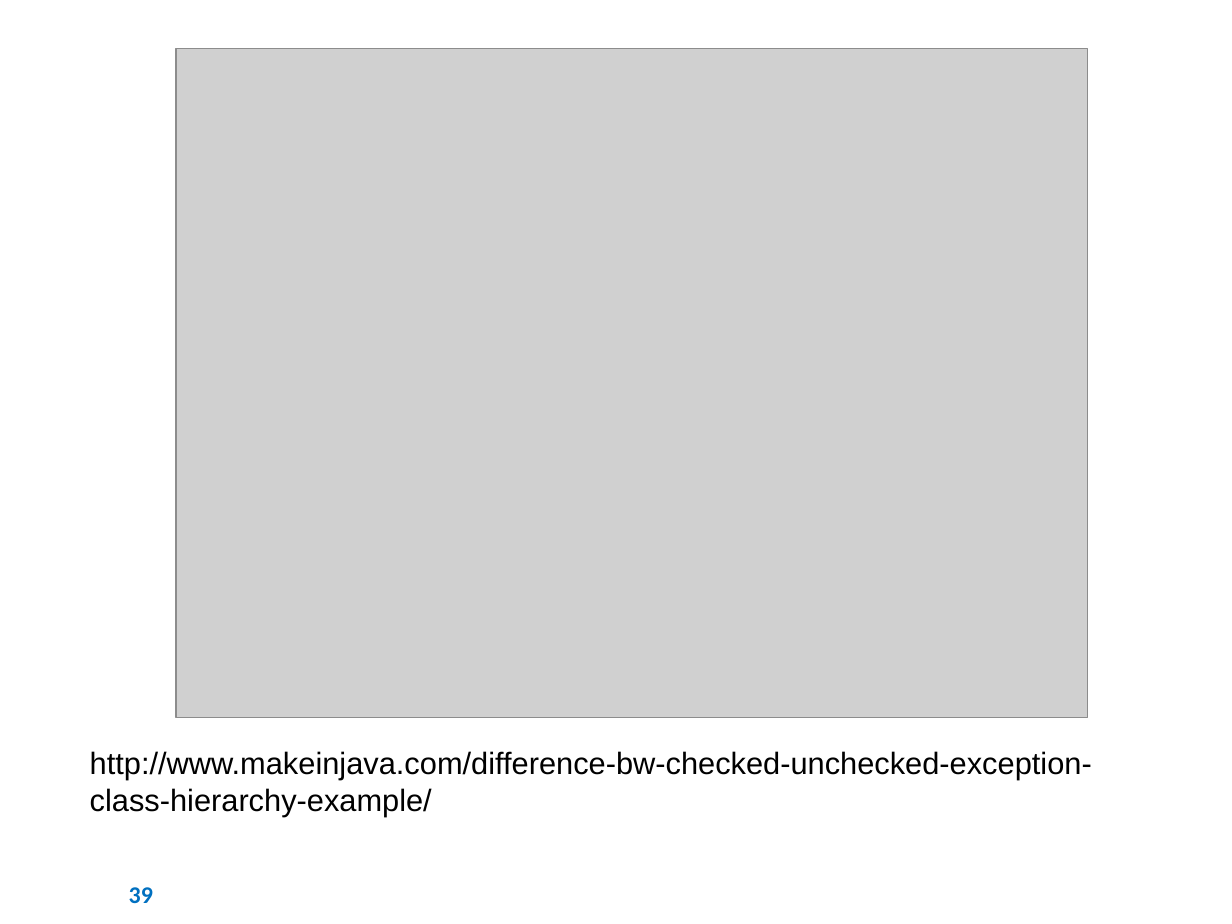
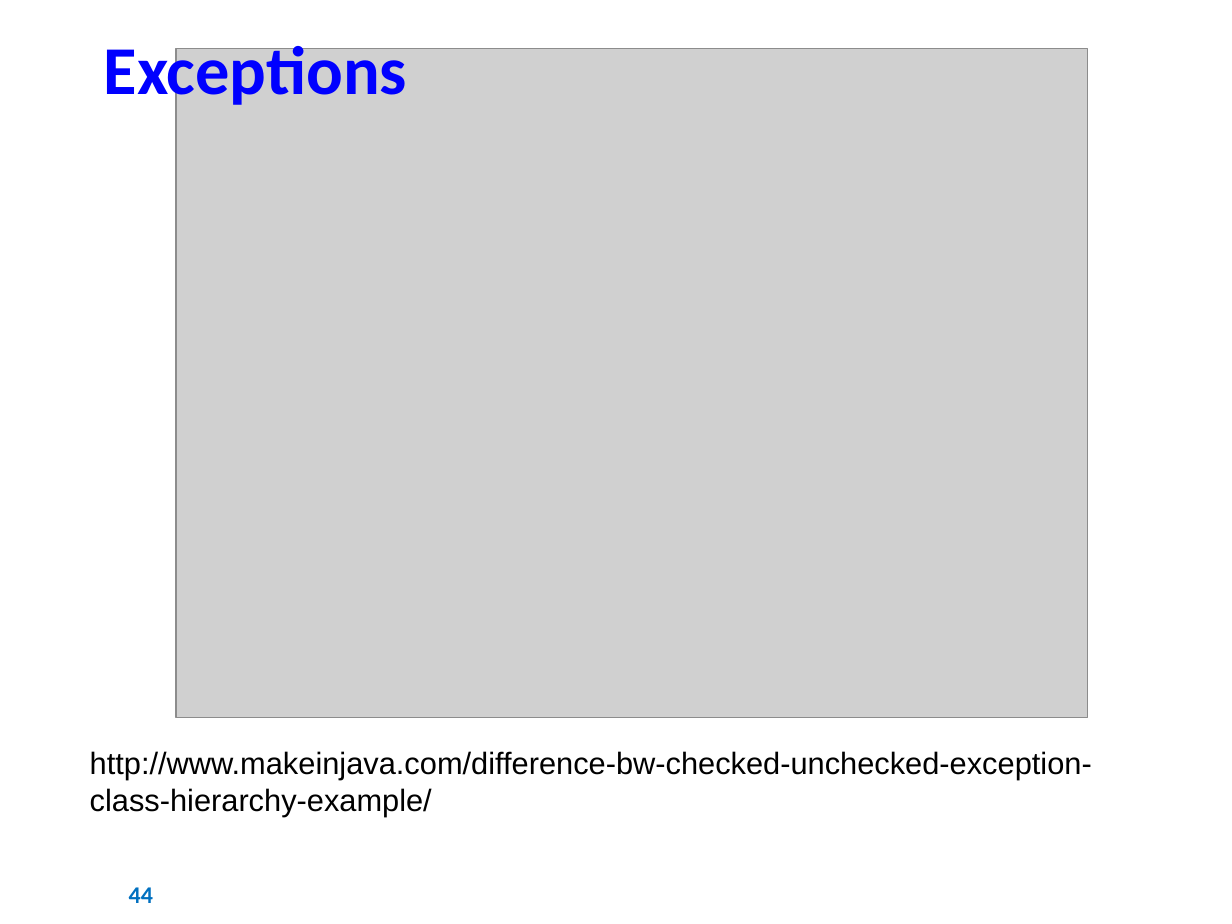
Before and after one commit to AJKFreitas/collections-learning, a slide deck: slide 44 of Estudos - Collections Framework.pptx (slide 39 before the commit). Drawn at 1232x924 pixels with LibreOffice and Linux fonts; fonts in the diff are those of the drawing; grey boxes stand for pictures; background and template pictures are left out. Boxes give left, top, right and bottom in pixels: in the first picture for what was removed or moved away, otherwise in the second. Text is boxed around its words. In the diff, an @@ line names an element or a change of style, - is before the commit and + after.

```diff
--- a/Estudos - Collections Framework.pptx
+++ b/Estudos - Collections Framework.pptx
@@ text added at <box>104,38,407,111</box>, 40 pt, text #0000FF, bold @@
+Exceptions
@@ page number at <box>129,887,153,903</box>: text changed @@
-39
+44
```
Also in this commit, not shown: 29 other slides changed, 8 slides added, 3 slides removed, 1 other file.
